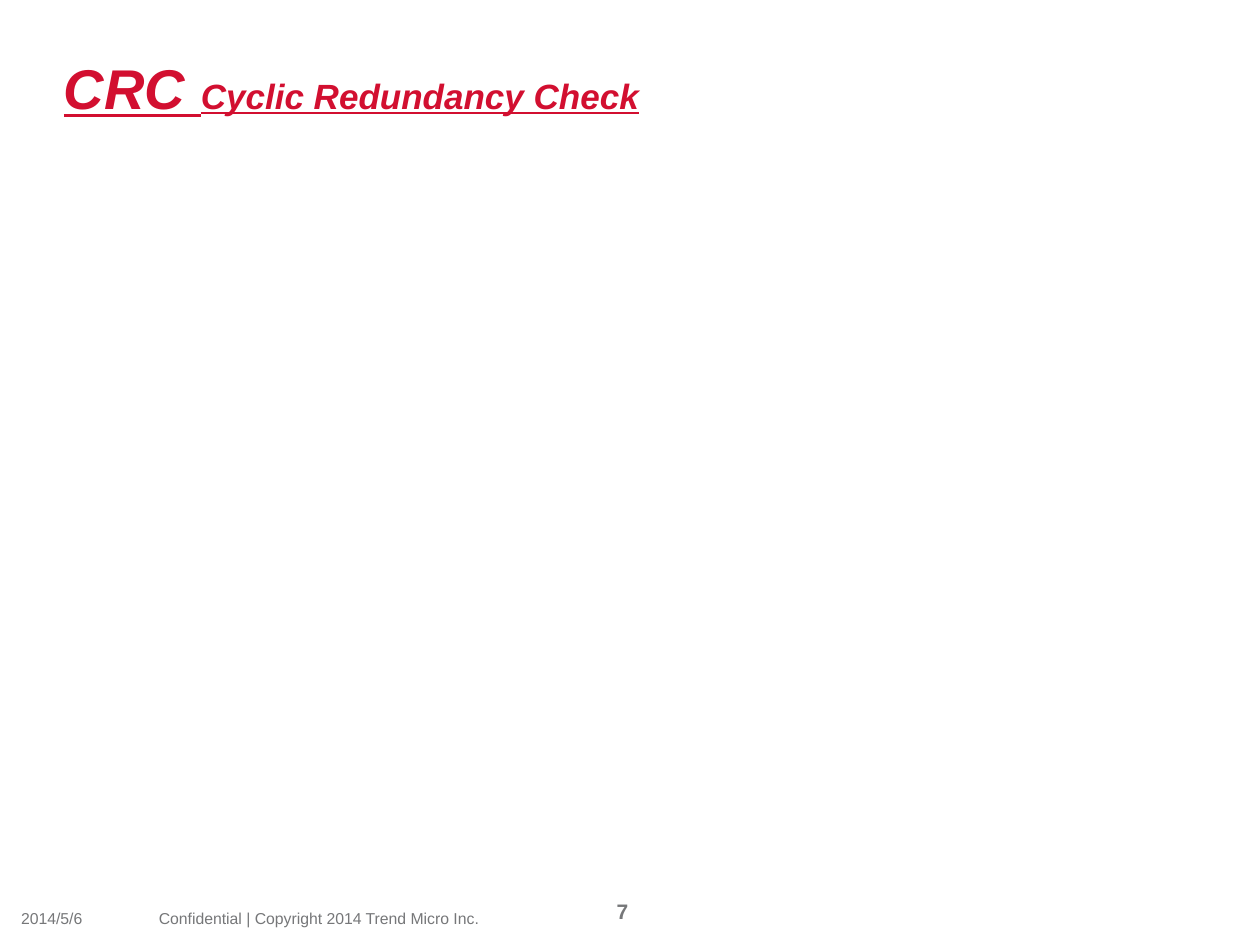
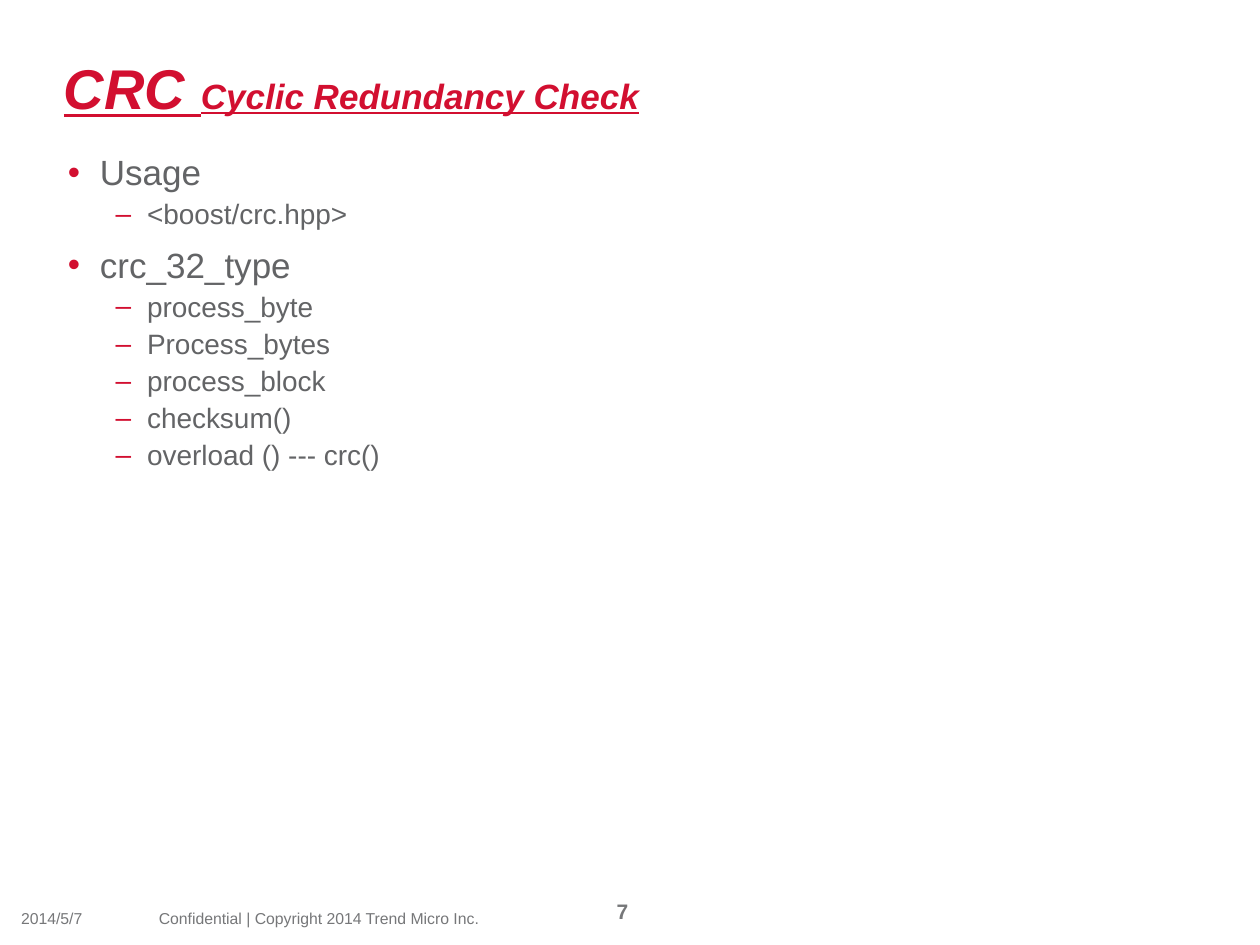
Before and after one commit to TrendMultiPlatformDev/TrendMultiPlatformDev, a slide deck: slide 7 of cross_platform/doc/09_algorithm_math.pptx. Drawn at 1260x945 pixels with LibreOffice and Linux fonts; fonts in the diff are those of the drawing. Boxes give left, top, right and bottom in pixels: in the first picture for what was removed or moved away, otherwise in the second. Text is boxed around its words. In the diff, an @@ line names an element or a change of style, - is before the commit and + after.

```diff
--- a/cross_platform/doc/09_algorithm_math.pptx
+++ b/cross_platform/doc/09_algorithm_math.pptx
@@ text added at [100,161,380,471], 16 pt, text #636466 @@
+• Usage
+  – <boost/crc.hpp>
+• crc_32_type
+  – process_byte
+  – Process_bytes
+  – process_block
+  – checksum()
+  – overload () --- crc()
@@ text at [21,912,82,924]: text changed @@
-2014/5/6
+2014/5/7
```
Also in this commit, not shown: 8 other slides changed, 2 other files.
